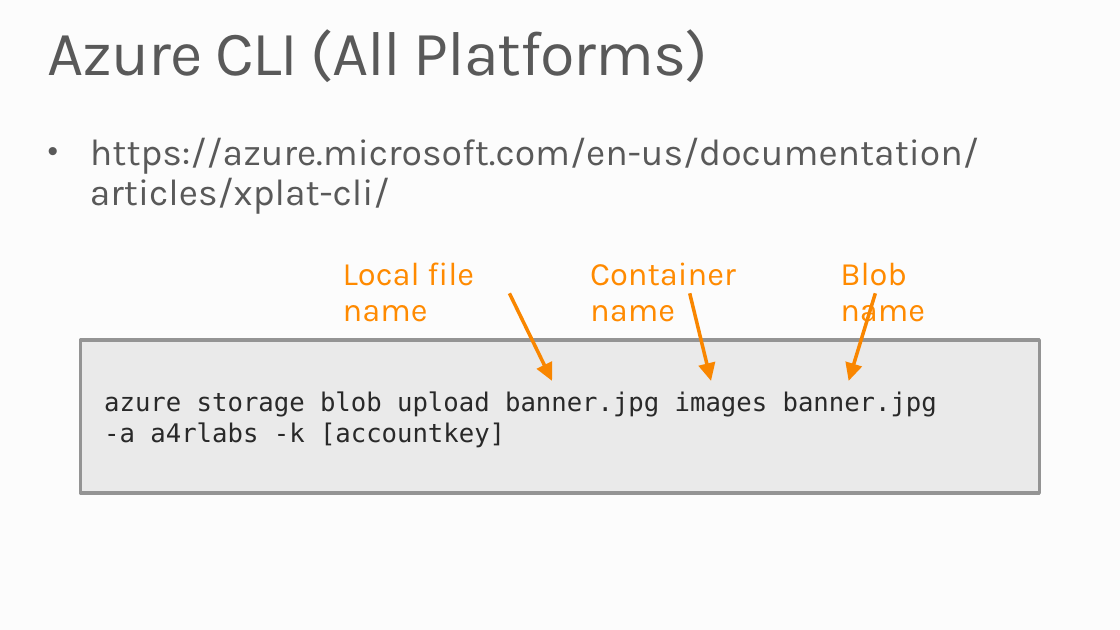
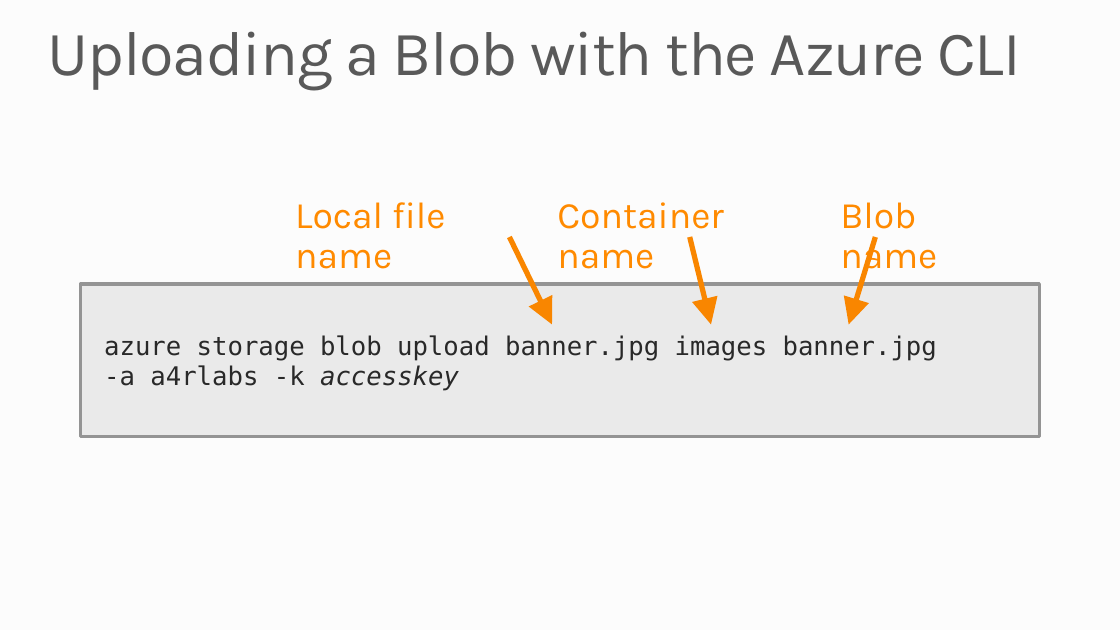
Before and after one commit to MSRConnections/Azure-training-course, a slide deck: slide 8 of Content/Storage/Azure Storage and CLI.pptx (slide 12 before the commit). Drawn at 1120x630 pixels with LibreOffice and Linux fonts; fonts in the diff are those of the drawing; background and template pictures are left out. Boxes give left, top, right and bottom in pixels: in the first picture for what was removed or moved away, otherwise in the second. Text is boxed around its words. In the diff, an @@ line names an element or a change of style, - is before the commit and + after.

```diff
--- a/Content/Storage/Azure Storage and CLI.pptx
+++ b/Content/Storage/Azure Storage and CLI.pptx
@@ title at [48,31,1020,90]: text changed @@
-Azure CLI (All Platforms)
+Uploading a Blob with the Azure CLI
@@ text removed at [90,137,979,214] @@
-• https://azure.microsoft.com/en-us/documentation/articles/xplat-cli/
@@ size 28 to 32 pt in 3 elements at [840,202,937,278], [557,202,724,269], [295,202,446,269] @@
@@ text "Local file name": place and size @@
-text "Local file name" at [343,262,474,322]
+text "Local file name" at [295,202,446,269]
@@ text "Container name": place and size @@
-text "Container name" at [590,262,736,322]
+text "Container name" at [557,202,724,269]
@@ text "Blob name": place and size @@
-text "Blob name" at [840,262,925,330]
+text "Blob name" at [840,202,937,278]
@@ arrow (509, 237) - (552, 324): stroke #F98700 3 pt to #F98700 4.5 pt @@
@@ arrow (690, 237) - (711, 324): stroke #F98700 3 pt to #F98700 4.5 pt @@
@@ 3 arrows, 1 rectangle: place and size @@
-3 arrows, 1 rectangle at [81,293,1040,493]
+3 arrows, 1 rectangle at [81,237,1040,437]
@@ arrow (875, 237) - (849, 324): stroke #F98700 3 pt to #F98700 4.5 pt @@
@@ text in rectangle at [104,365,459,391]: text changed @@
--a a4rlabs -k [accountkey]
+-a a4rlabs -k accesskey
```
Also in this commit, not shown: 3 other slides changed, 3 slides added, 8 slides removed.
